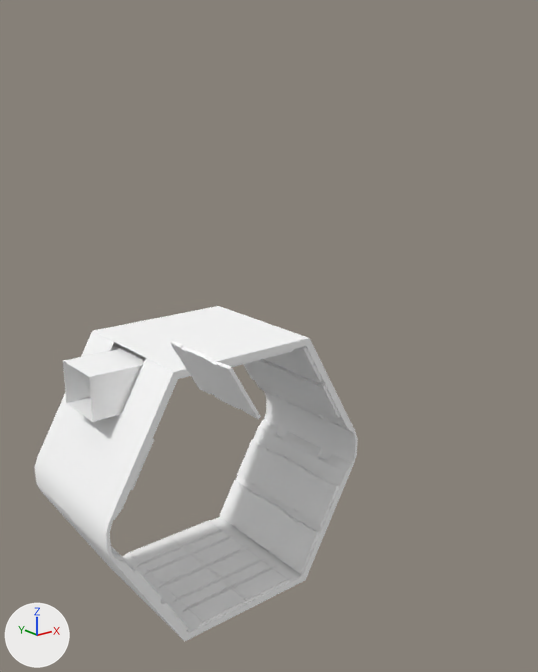
The FBX model Assets/ArtAssets/Enviro/corridor trapdoor/SM_Corridor_trap.FBX, before and after one commit.
Before and after are seen from a 50 mm lens placed at (-5.01, -6.7, 2.91), pointed at (0.26, -0.1, 0.28). Lighting does not change. The marker at lower left points along +X, +Y and +Z. Vertices at the same position are counted once.
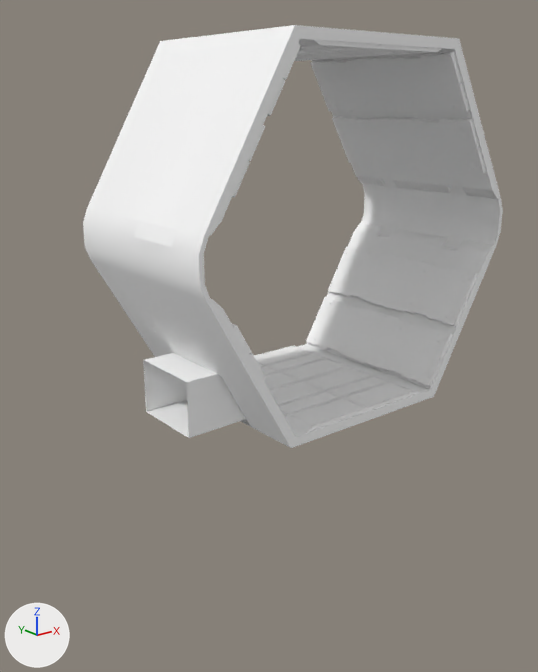
Edits to the bpy script that builds the scene:
```text
Change me_mesh:
    used by ob_cylinder130; location = (0.0, 0.0, 0.0); rotation_euler = (1.571, 0.0, 0.0), in degrees (90, 0, 0); scale = (-0.01, -0.01, -0.01)
    remove me_mesh.from_pydata(...)  # 6894 vertices, 11130 faces; spans x -194.0..194.0, y -8.0..348.0, z 0.0..200.0
    add me_mesh.from_pydata(...)  # 6894 vertices, 11130 faces; spans x -194.0..194.0, y -200.0..0.0, z -8.0..348.0
    me_mesh part 2: the loose piece of 832 vertices spanning x 92.0..126.0, y 282.0..337.0, z 2.0..198.0 is multiplied about the mesh origin by the matrix ((-1.0, 0.0, 0.0), (0.0, 0.0, -1.0), (0.0, 1.0, 0.0))
    me_mesh part 3: the loose piece of 832 vertices spanning x 127.0..162.0, y 221.0..277.0, z 2.0..198.0 is multiplied about the mesh origin by the matrix ((-1.0, 0.0, 0.0), (0.0, 0.0, -1.0), (0.0, 1.0, 0.0))
    me_mesh part 4: the loose piece of 832 vertices spanning x -126.0..-92.0, y 282.0..337.0, z 2.0..198.0 is multiplied about the mesh origin by the matrix ((-1.0, 0.0, 0.0), (0.0, 0.0, -1.0), (0.0, 1.0, 0.0))
    me_mesh part 5: the loose piece of 832 vertices spanning x -162.0..-127.0, y 221.0..277.0, z 2.0..198.0 is multiplied about the mesh origin by the matrix ((-1.0, 0.0, 0.0), (0.0, 0.0, -1.0), (0.0, 1.0, 0.0))
    me_mesh part 6: the loose piece of 832 vertices spanning x -126.0..-92.0, y 3.0..58.0, z 2.0..198.0 is multiplied about the mesh origin by the matrix ((-1.0, 0.0, 0.0), (0.0, 0.0, -1.0), (0.0, 1.0, 0.0))
    me_mesh part 7: the loose piece of 832 vertices spanning x -162.0..-127.0, y 63.0..119.0, z 2.0..198.0 is multiplied about the mesh origin by the matrix ((-1.0, 0.0, 0.0), (0.0, 0.0, -1.0), (0.0, 1.0, 0.0))
    me_mesh part 8: the loose piece of 832 vertices spanning x 127.0..162.0, y 63.0..119.0, z 2.0..198.0 is multiplied about the mesh origin by the matrix ((-1.0, 0.0, 0.0), (0.0, 0.0, -1.0), (0.0, 1.0, 0.0))
    me_mesh part 9: 1070 of 6894 vertices moved; they spanned x -194.0..194.0, y -8.0..348.0, z 0.0..200.0 and now span x -194.0..194.0, y -200.0..0.0, z -8.0..348.0; mean shift (5.0, -267.0, 67.0); largest move (100.0, 348.0, 200.0) -> (-100.0, -200.0, 348.0)
Change me_mesh_001:
    used by ob_object177; location = (-1.11, -0.94, 0.3); rotation_euler = (0.0, -0.524, 0.0), in degrees (0, -30, 0); scale = (-0.01, -0.01, -0.01)
    remove me_mesh_001.from_pydata(...)  # 1256 vertices, 1756 faces; spans x -2.3..1.4, y -51.3..51.3, z -34.4..34.4
    add me_mesh_001.from_pydata(...)  # 1256 vertices, 1756 faces; spans x -18.4..19.2, y -51.3..51.3, z -30.5..31.0
    me_mesh_001 part 1: 1256 vertices removed from x -2.3..1.4, y -51.3..51.3, z -34.4..34.4; 1256 vertices added at x -18.4..19.2, y -51.3..51.3, z -30.5..31.0
Change ob_cylinder130:
    ob_cylinder130.rotation_euler: (1.571, 0.0, 0.0) -> (0.0, 0.0, 0.0)  # degrees (90, 0, 0) -> degrees (0, 0, 0)
    ob_cylinder130.scale: (-0.01, -0.01, -0.01) -> (0.01, 0.01, 0.01)
```

Pixel boxes [x1, y1, x2, y2] of what changed, in the pictures (538 x 672 px; the box of a moved part takes in the faces that stretch with it):
'Cylinder130', reshaped, rescaled, turned: before [35, 306, 358, 642]; after [83, 25, 503, 448]
part 1 of me_mesh_001, moved or reshaped (not visible afterwards): before [170, 340, 261, 419]
part 2 of me_mesh, moved or reshaped: before [160, 599, 188, 631]; after [267, 43, 301, 116]
part 3 of me_mesh, moved or reshaped: before [111, 546, 162, 601]; after [232, 125, 265, 197]
part 4 of me_mesh, moved or reshaped: before [220, 480, 319, 573]; after [310, 52, 469, 113]
part 5 of me_mesh, moved or reshaped: before [237, 440, 338, 527]; after [332, 116, 486, 174]
part 6 of me_mesh, moved or reshaped: before [264, 346, 323, 383]; after [306, 297, 452, 387]
part 7 of me_mesh, moved or reshaped: before [243, 360, 340, 418]; after [328, 246, 477, 326]
part 8 of me_mesh, moved or reshaped: before [131, 439, 154, 490]; after [232, 324, 266, 380]
part 9 of me_mesh, moved or reshaped: before [35, 306, 358, 642]; after [83, 25, 503, 448]
